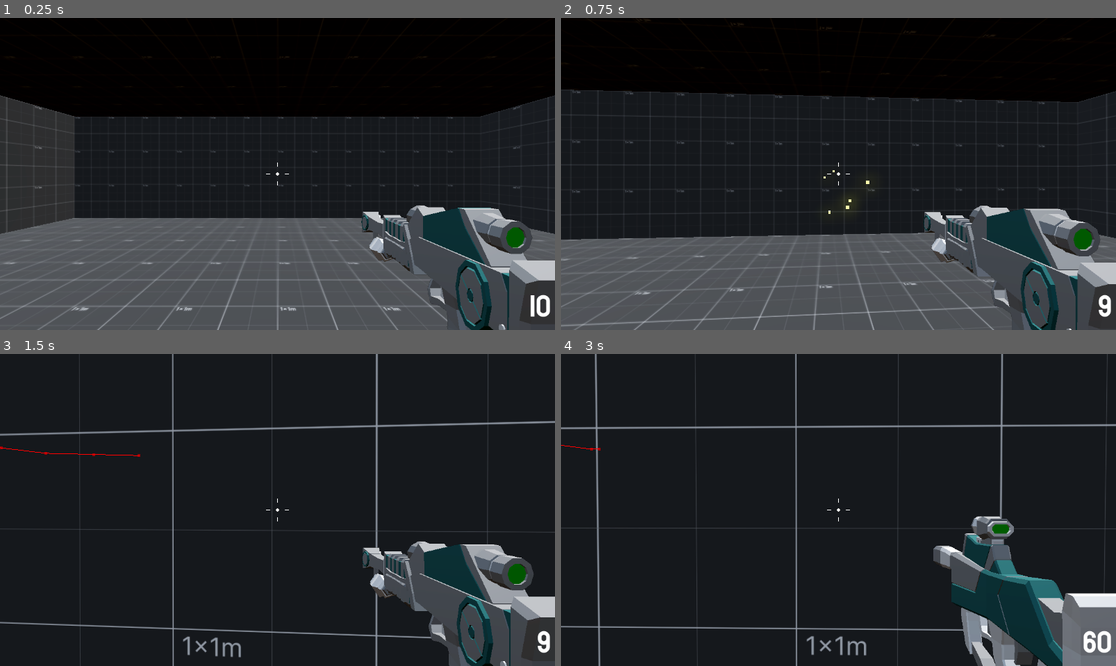
Above: before the commit, frames 1-4 (two rows, left to right).
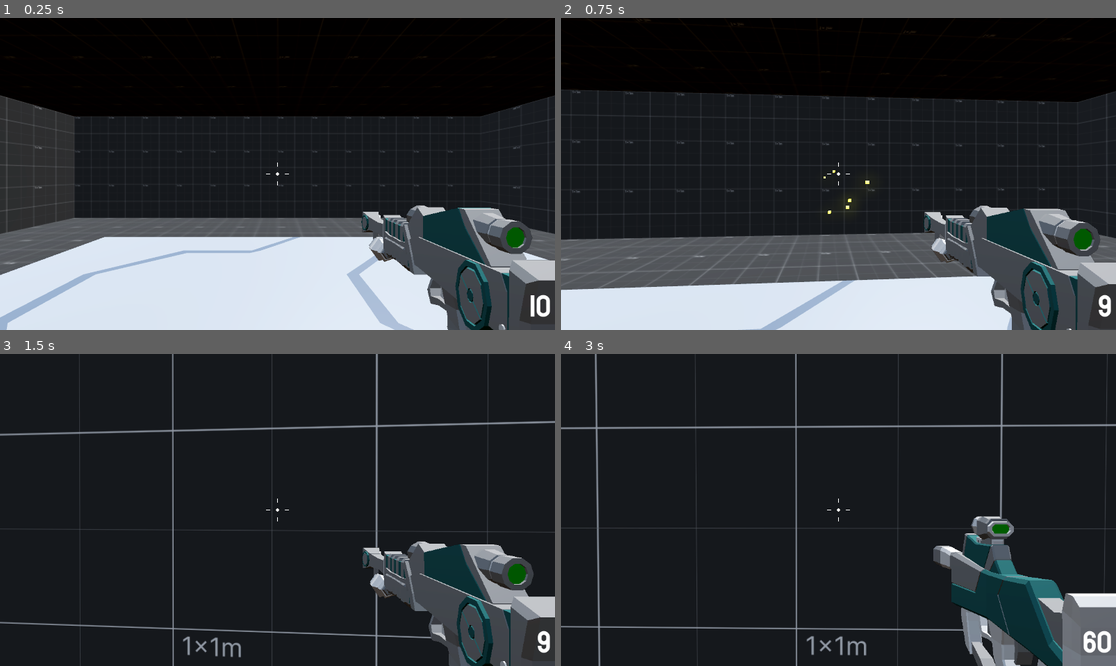
Above: after the commit, the same moments.

Repository: niamh-d/godot-3d-fps
Game: Godot game, scene res://Levels/main_level.tscn
The game is run twice, just before and just after one commit, with the same random seed, the same clock (stepped at 60 frames per second) and the same inputs.
Inputs (mouse positions are in pixels of both pictures, inside the frame that each line leads up to):
- Up to frame 1 (0.25 s): no input
- Up to frame 2 (0.75 s): tap Enter at 0.5 s; move the mouse to (866, 174) at 0.52 s; press the mouse at (866, 174) at 0.53 s; hold W (move_forward) from 0.53 s (still down)
- Up to frame 3 (1.5 s): keep holding W (move_forward); tap Space (jump) at 0.77 s; move the mouse to (249, 510) at 1.27 s; release the mouse at (249, 510) at 1.28 s; right-click (249, 510) at 1.35 s
- Up to frame 4 (3 s): keep holding W (move_forward); tap Space (jump) at 1.52 s; click (810, 510) at 1.55 s; move the mouse to (849, 503) at 2.02 s; press the mouse at (849, 503) at 2.03 s; move the mouse to (832, 516) at 2.77 s; release the mouse at (832, 516) at 2.78 s; tap Mouse wheel up (next_weapon) at 2.85 s

The runs differ from the first frame. In frame 1, 21% of the frame differs, in the area x 0-100%, y 24-100%; in frame 2, 12%; in frame 3, less than 0.1%; in frame 4, less than 0.1%.

Commit message:
tweaks

Diff:
--- a/Enemy/enemy.tscn
+++ b/Enemy/enemy.tscn
@@ -128,7 +128,6 @@
 shape = SubResource("CapsuleShape3D_h5d5n")
 
 [node name="NavigationAgent3D" type="NavigationAgent3D" parent="."]
-debug_enabled = true
 
 [node name="AnimationPlayer" type="AnimationPlayer" parent="."]
 libraries = {
--- a/Levels/main_level.tscn
+++ b/Levels/main_level.tscn
@@ -7,6 +7,7 @@
 [ext_resource type="PackedScene" uid="uid://b4qb26h2dn7cp" path="res://Pickups/small_bullet_pickup.tscn" id="5_baovh"]
 [ext_resource type="PackedScene" uid="uid://cere03w7tqvxd" path="res://Pickups/bullet_pickup.tscn" id="6_q53br"]
 [ext_resource type="PackedScene" uid="uid://140h8tpat176" path="res://Hazards/lava.tscn" id="7_2mrrf"]
+[ext_resource type="PackedScene" uid="uid://duqx4s8sqfgc6" path="res://Assets/Props/Floor.glb" id="8_x32pw"]
 
 [sub_resource type="ProceduralSkyMaterial" id="ProceduralSkyMaterial_5madp"]
 sky_horizon_color = Color(0.64625, 0.65575, 0.67075, 1)
@@ -290,12 +291,12 @@
 transform = Transform3D(1, 0, 0, 0, 1, 0, 0, 0, 1, 2, 0, 1)
 mesh = SubResource("PlaneMesh_54g33")
 
+[node name="OmniLight3D" parent="LavaPools/Lava" index="1"]
+omni_range = 25.0
+
 [node name="CollisionShape3D" type="CollisionShape3D" parent="LavaPools/Lava"]
 transform = Transform3D(1, 0, 0, 0, 1, 0, 0, 0, 1, 2, 0, 1)
 shape = SubResource("ConvexPolygonShape3D_5ccgc")
-
-[node name="OmniLight3D" parent="LavaPools/Lava" index="2"]
-omni_range = 25.0
 
 [node name="Lava2" parent="LavaPools" instance=ExtResource("7_2mrrf")]
 transform = Transform3D(1, 0, 0, 0, 1, 0, 0, 0, 1, -25, -0.1, -5)
@@ -305,13 +306,13 @@
 mesh = SubResource("PlaneMesh_nbvdm")
 skeleton = NodePath("../../Lava2")
 
+[node name="OmniLight3D" parent="LavaPools/Lava2" index="1"]
+omni_range = 15.0
+
 [node name="CollisionShape3D" type="CollisionShape3D" parent="LavaPools/Lava2"]
 transform = Transform3D(1, 0, 0, 0, 1, 0, 0, 0, 1, -2, 0, 0)
 shape = SubResource("ConvexPolygonShape3D_daaxr")
 
-[node name="OmniLight3D" parent="LavaPools/Lava2" index="2"]
-omni_range = 15.0
-
 [node name="Lava3" parent="LavaPools" instance=ExtResource("7_2mrrf")]
 transform = Transform3D(1, 0, 0, 0, 1, 0, 0, 0, 1, 29, -0.4, 11)
 
@@ -319,12 +320,23 @@
 transform = Transform3D(1, 0, 0, 0, 1, 0, 0, 0, 1, 0, 0, -2)
 mesh = SubResource("PlaneMesh_644e6")
 
+[node name="OmniLight3D" parent="LavaPools/Lava3" index="1"]
+omni_range = 15.0
+
 [node name="CollisionShape3D" type="CollisionShape3D" parent="LavaPools/Lava3"]
 transform = Transform3D(1, 0, 0, 0, 1, 0, 0, 0, 1, 0, 0, -2)
 shape = SubResource("ConvexPolygonShape3D_ibiin")
 
-[node name="OmniLight3D" parent="LavaPools/Lava3" index="2"]
-omni_range = 15.0
+[node name="Decoration" type="Node3D" parent="."]
+
+[node name="Floor2" parent="Decoration" instance=ExtResource("8_x32pw")]
+transform = Transform3D(1, 0, 0, 0, 1, 0, 0, 0, 1, 4, 0.1, 12)
+
+[node name="Floor3" parent="Decoration" instance=ExtResource("8_x32pw")]
+transform = Transform3D(1, 0, 0, 0, 1, 0, 0, 0, 1, -16, 0.1, 12)
+
+[node name="Floor4" parent="Decoration" instance=ExtResource("8_x32pw")]
+transform = Transform3D(1, 0, 0, 0, 1, 0, 0, 0, 1, 27.7, 3.1, -9.9)
 
 [editable path="LavaPools/Lava"]
 [editable path="LavaPools/Lava2"]
--- a/Pickups/pickup.gd
+++ b/Pickups/pickup.gd
@@ -11,5 +11,4 @@
 func _on_body_entered(body: Node3D) -> void:
 	if body is Player:
 		SignalManager.ammo_collected.emit(ammo_type, amount)
-		print("pickup!")
 		queue_free()
--- a/Weapons/hitscan_weapon.gd
+++ b/Weapons/hitscan_weapon.gd
@@ -33,10 +33,10 @@
 		muffle_flash.restart()
 		cooldown_timer.start(1.0 / fire_rate)
 		var collider = ray_cast.get_collider()
-		printt("weapon fired!", collider)
 		weapon_mesh.position.z += recoil
-		if collider is Enemy:
-			collider.hitpoints -= weapon_damage
-		var spark: GPUParticles3D = sparks.instantiate()
-		add_child(spark)
-		spark.global_position = ray_cast.get_collision_point()
+		if ray_cast.is_colliding():
+			if collider is Enemy:
+				collider.hitpoints -= weapon_damage
+			var spark: GPUParticles3D = sparks.instantiate()
+			add_child(spark)
+			spark.global_position = ray_cast.get_collision_point()
--- a/project.godot
+++ b/project.godot
@@ -89,3 +89,7 @@
 "events": [Object(InputEventMouseButton,"resource_local_to_scene":false,"resource_name":"","device":-1,"window_id":0,"a …(259 unchanged characters)…
 ]
 }
+
+[rendering]
+
+anti_aliasing/quality/msaa_3d=2
Binary file added: Assets/Props/Cap.glb
Not shown, added: Assets/Props/Cap.glb.import
Binary file added: Assets/Props/Cap_Palette-Base-SF.png
Not shown, added: Assets/Props/Cap_Palette-Base-SF.png.import
Binary file added: Assets/Props/Container.glb
Not shown, added: Assets/Props/Container.glb.import
Binary file added: Assets/Props/Container_Palette-Base-SF.png
Not shown, added: Assets/Props/Container_Palette-Base-SF.png.import
Binary file added: Assets/Props/Floor.glb
Not shown, added: Assets/Props/Floor.glb.import
Binary file added: Assets/Props/FloorTile.glb
Not shown, added: Assets/Props/FloorTile.glb.import
(and 35 more such lines)
